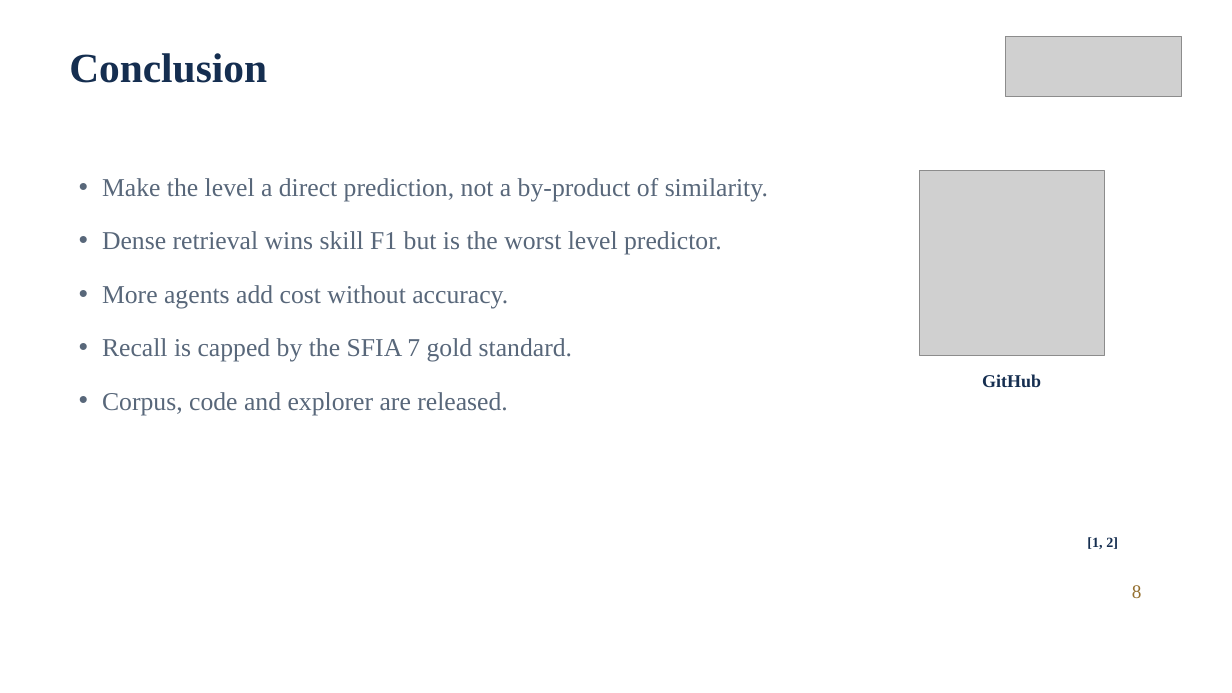
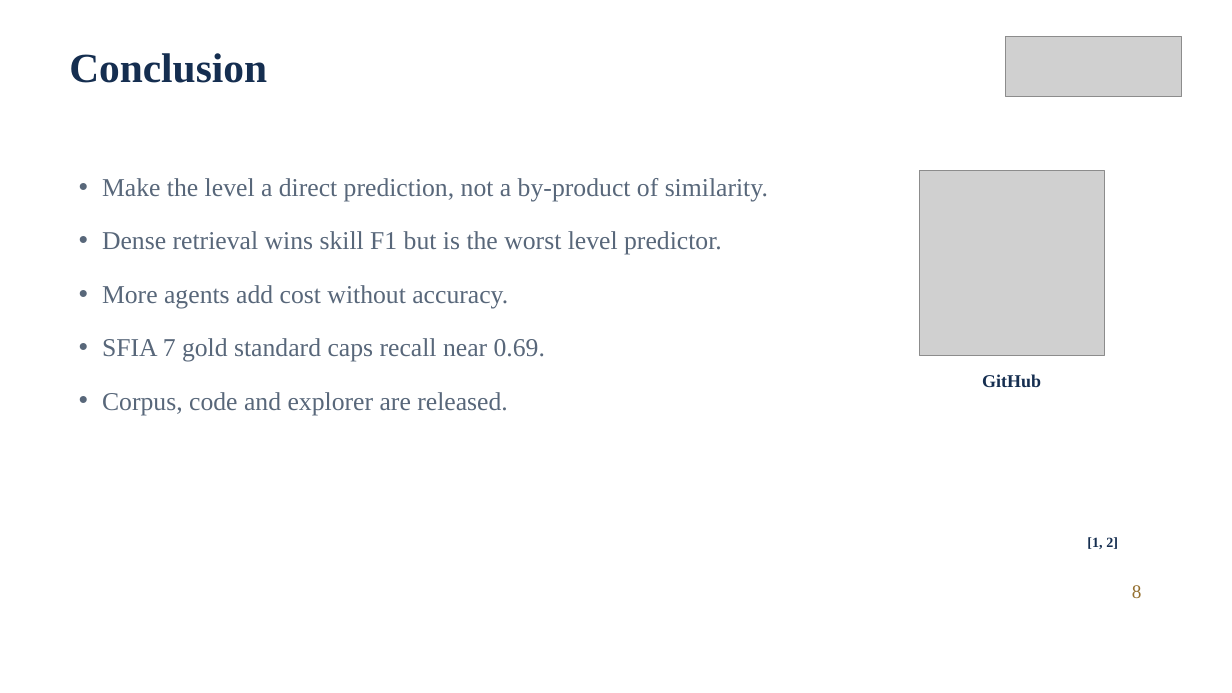
Before and after one commit to prdai/sfia-structured-skill-extraction, a slide deck: slide 8 of talk/deck/ICAC2026_564.pptx. Drawn at 1232x693 pixels with LibreOffice and Linux fonts; fonts in the diff are those of the drawing; grey boxes stand for pictures; background and template pictures are left out. Boxes give left, top, right and bottom in pixels: in the first picture for what was removed or moved away, otherwise in the second. Text is boxed around its words. In the diff, an @@ line names an element or a change of style, - is before the commit and + after.

```diff
--- a/talk/deck/ICAC2026_564.pptx
+++ b/talk/deck/ICAC2026_564.pptx
@@ text at box(102, 338, 545, 362): text changed @@
-• Recall is capped by the SFIA 7 gold standard.
+• SFIA 7 gold standard caps recall near 0.69.
```
Also in this commit, not shown: 2 other slides changed, 2 other files.
